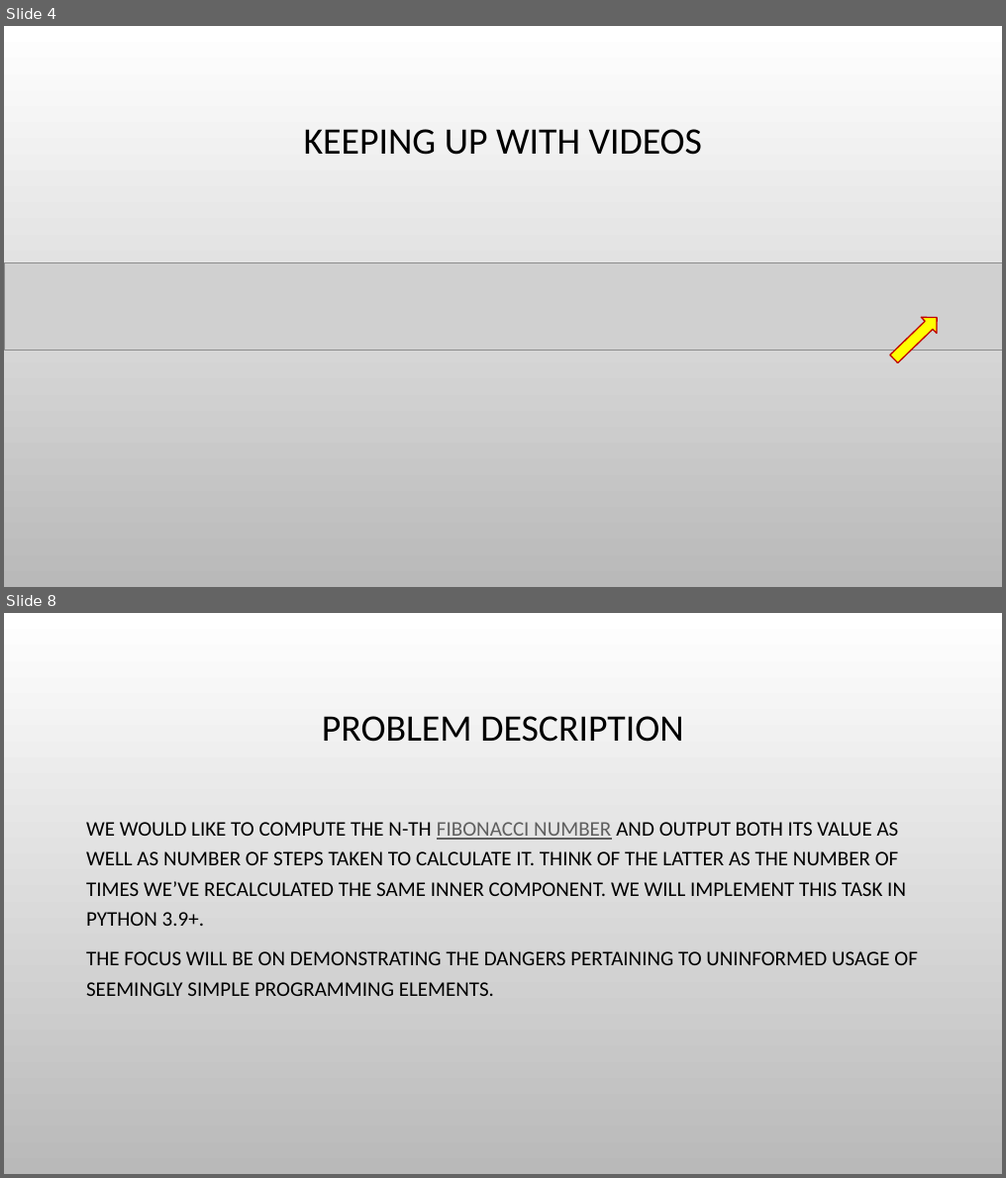
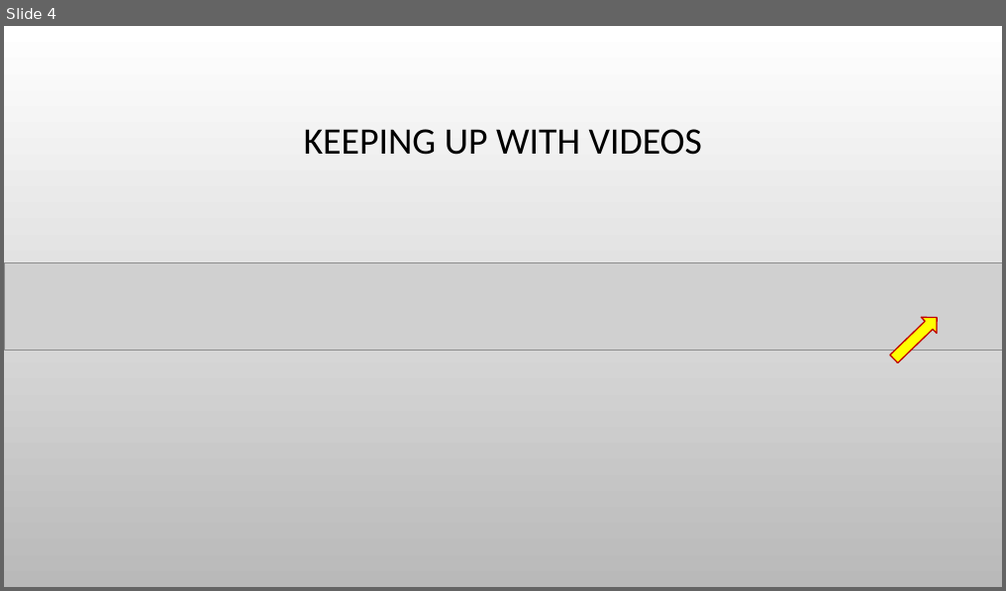
Before and after one commit to evarga/composite-decomposition, a slide deck: trailer/Trailer.pptx. Shown one above the other, each under a label of ours: slides 4 and 8 before the commit, slide 4 after it; the slides between them are not shown. The pictures are 1006x1178 and 1006x591 pixels, drawn with LibreOffice and Linux fonts; fonts in the diff are those of the drawing; grey boxes stand for pictures; background and template pictures are left out. Boxes give left, top, right and bottom in pixels: in the first picture for what was removed or moved away, otherwise in the second. Text is boxed around its words. In the diff, an @@ line names an element or a change of style, - is before the commit and + after.

```diff
--- a/trailer/Trailer.pptx
+++ b/trailer/Trailer.pptx
@@ slide 8 removed at <box>4,613,1002,1174</box>, background picture (left out) @@
@@ title removed at <box>322,716,683,742</box> @@
-PROBLEM DESCRIPTION
@@ text removed at <box>86,822,918,996</box> @@
-WE WOULD LIKE TO COMPUTE THE N-TH FIBONACCI NUMBER AND OUTPUT BOTH ITS VALUE AS WELL AS NUMBER OF STEPS TAKEN TO CALCULATE IT. THINK OF THE LATTER AS THE NUMBER OF TIMES WE’VE RECALCULATED THE SAME INNER COMPONENT. WE WILL IMPLEMENT THIS TASK IN PYTHON 3.9+.
-THE FOCUS WILL BE ON DEMONSTRATING THE DANGERS PERTAINING TO UNINFORMED USAGE OF SEEMINGLY SIMPLE PROGRAMMING ELEMENTS.
```
Also in this commit, not shown: 2 slides changed, 8 other slides removed.
